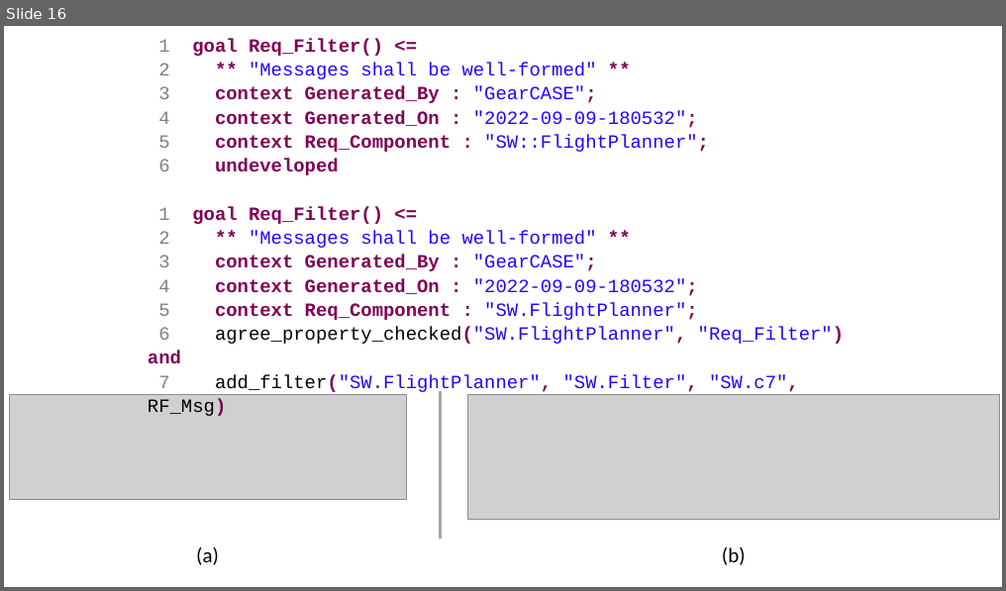
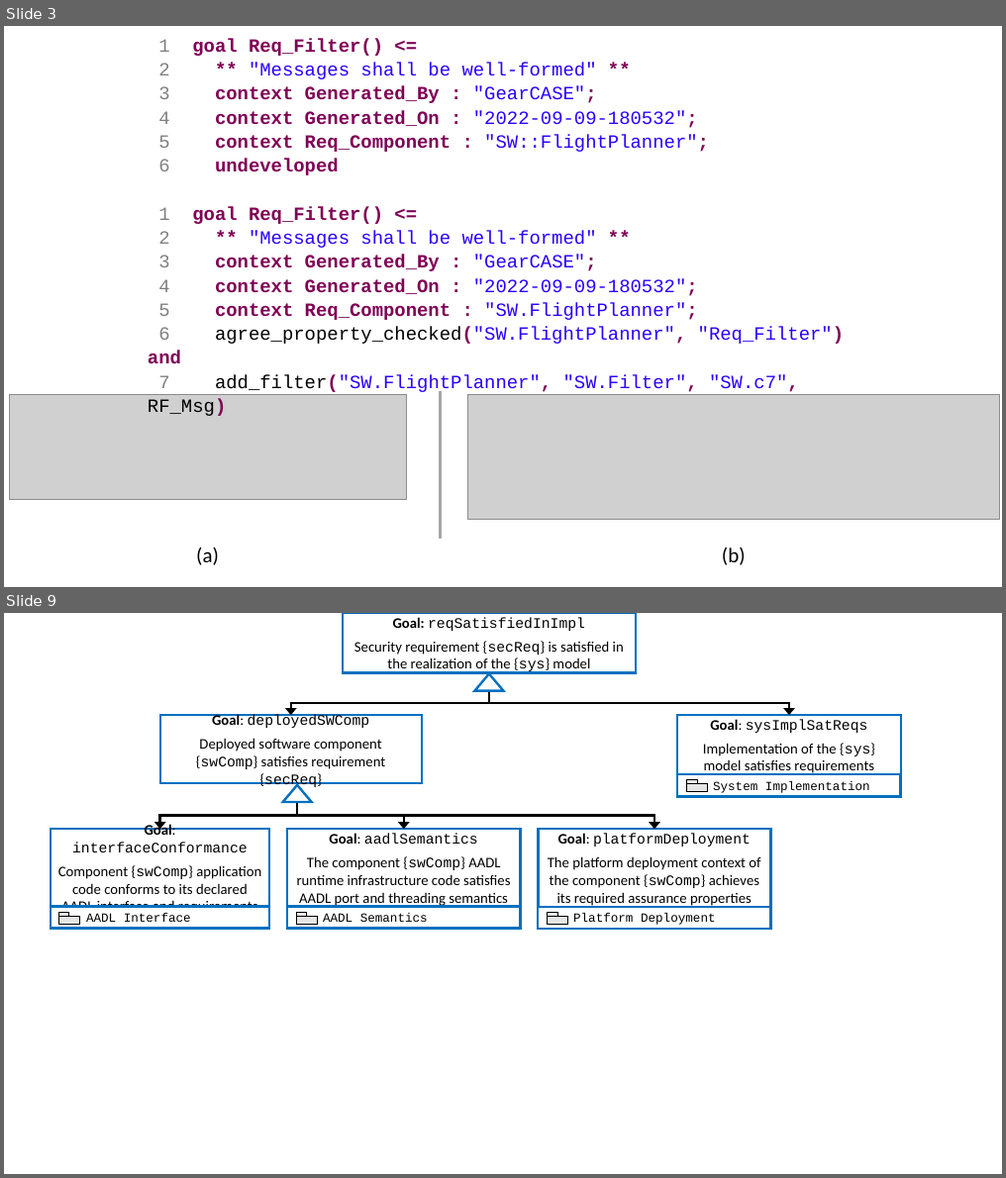
Before and after one commit to iamundson/case-assurance-pattern, a slide deck: figs/figures.pptx. Shown one above the other, each under a label of ours: slide 16 before the commit, slides 3 and 9 after it; the slides between them are not shown. The pictures are 1006x591 and 1006x1178 pixels, drawn with LibreOffice and Linux fonts; fonts in the diff are those of the drawing; grey boxes stand for pictures. Boxes give left, top, right and bottom in pixels: in the first picture for what was removed or moved away, otherwise in the second. Text is boxed around its words. In the diff, an @@ line names an element or a change of style, - is before the commit and + after.

```diff
--- a/figs/figures.pptx
+++ b/figs/figures.pptx
@@ slide 9 added at box(4, 613, 1002, 1174), background #FFFFFF @@
@@ rounded rectangle added at box(344, 613, 636, 672), fill #FFFFFF, outline #0070C0 2.25 pt, 14 pt, text #000000 @@
+Goal: reqSatisfiedInImpl
+Security requirement {secReq} is satisfied in the realization of the {sys} model
@@ elbow arrow added from (489, 691) to (291, 715), #000000 2.25 pt @@
@@ triangle added at box(475, 673, 503, 691), fill #FFFFFF, outline #0070C0 2.25 pt @@
@@ elbow arrow added from (489, 691) to (789, 715), #000000 2.25 pt @@
@@ rounded rectangle added at box(160, 715, 422, 783), fill #FFFFFF, outline #0070C0 2.25 pt, 14 pt, text #000000 @@
+Goal: deployedSWComp
+Deployed software component {swComp} satisfies requirement {secReq}
@@ rounded rectangle added at box(678, 715, 902, 774), fill #FFFFFF, outline #0070C0 2.25 pt, 14 pt, text #000000 @@
+Goal: sysImplSatReqs
+Implementation of the {sys} model satisfies requirements
@@ triangle added at box(283, 785, 312, 802), fill #FFFFFF, outline #0070C0 2.25 pt @@
@@ rounded rectangle added at box(678, 774, 901, 796), fill #FFFFFF, outline #0070C0 2.25 pt, 12 pt, text #000000 @@
+System Implementation
@@ rectangle added at box(687, 783, 708, 792), fill #E7E6E6, outline #000000 0.5 pt @@
@@ rectangle added at box(687, 780, 697, 783), fill #E7E6E6, outline #000000 0.5 pt @@
@@ elbow arrow added from (297, 802) to (160, 830), #000000 2.25 pt @@
@@ elbow arrow added from (297, 802) to (404, 830), #000000 2.25 pt @@
@@ elbow arrow added from (297, 802) to (654, 830), #000000 2.25 pt @@
@@ rounded rectangle added at box(51, 830, 269, 907), fill #FFFFFF, outline #0070C0 2.25 pt, 14 pt, text #000000 @@
+Goal: interfaceConformance
+Component {swComp} application code conforms to its declared AADL interface and requirements
@@ rounded rectangle added at box(287, 830, 520, 907), fill #FFFFFF, outline #0070C0 2.25 pt, 14 pt, text #000000 @@
+Goal: aadlSemantics
+The component {swComp} AADL runtime infrastructure code satisfies AADL port and threading semantics
@@ rounded rectangle added at box(539, 830, 771, 907), fill #FFFFFF, outline #0070C0 2.25 pt, 14 pt, text #000000 @@
+Goal: platformDeployment
+The platform deployment context of the component {swComp} achieves its required assurance properties
@@ rounded rectangle added at box(51, 906, 269, 928), fill #FFFFFF, outline #0070C0 2.25 pt, 12 pt, text #000000 @@
+AADL Interface
@@ rounded rectangle added at box(287, 906, 520, 928), fill #FFFFFF, outline #0070C0 2.25 pt, 12 pt, text #000000 @@
+AADL Semantics
@@ rounded rectangle added at box(538, 907, 770, 929), fill #FFFFFF, outline #0070C0 2.25 pt, 12 pt, text #000000 @@
+Platform Deployment
@@ rectangle added at box(58, 916, 79, 925), fill #E7E6E6, outline #000000 0.5 pt @@
@@ rectangle added at box(58, 912, 69, 916), fill #E7E6E6, outline #000000 0.5 pt @@
@@ rectangle added at box(296, 916, 317, 925), fill #E7E6E6, outline #000000 0.5 pt @@
@@ rectangle added at box(296, 912, 307, 916), fill #E7E6E6, outline #000000 0.5 pt @@
@@ rectangle added at box(548, 917, 568, 925), fill #E7E6E6, outline #000000 0.5 pt @@
@@ rectangle added at box(548, 913, 558, 917), fill #E7E6E6, outline #000000 0.5 pt @@
@@ what was slide 16 is now slide 3 @@
```
Also in this commit, not shown: 10 other slides added, 13 slides removed, 13 other files.
